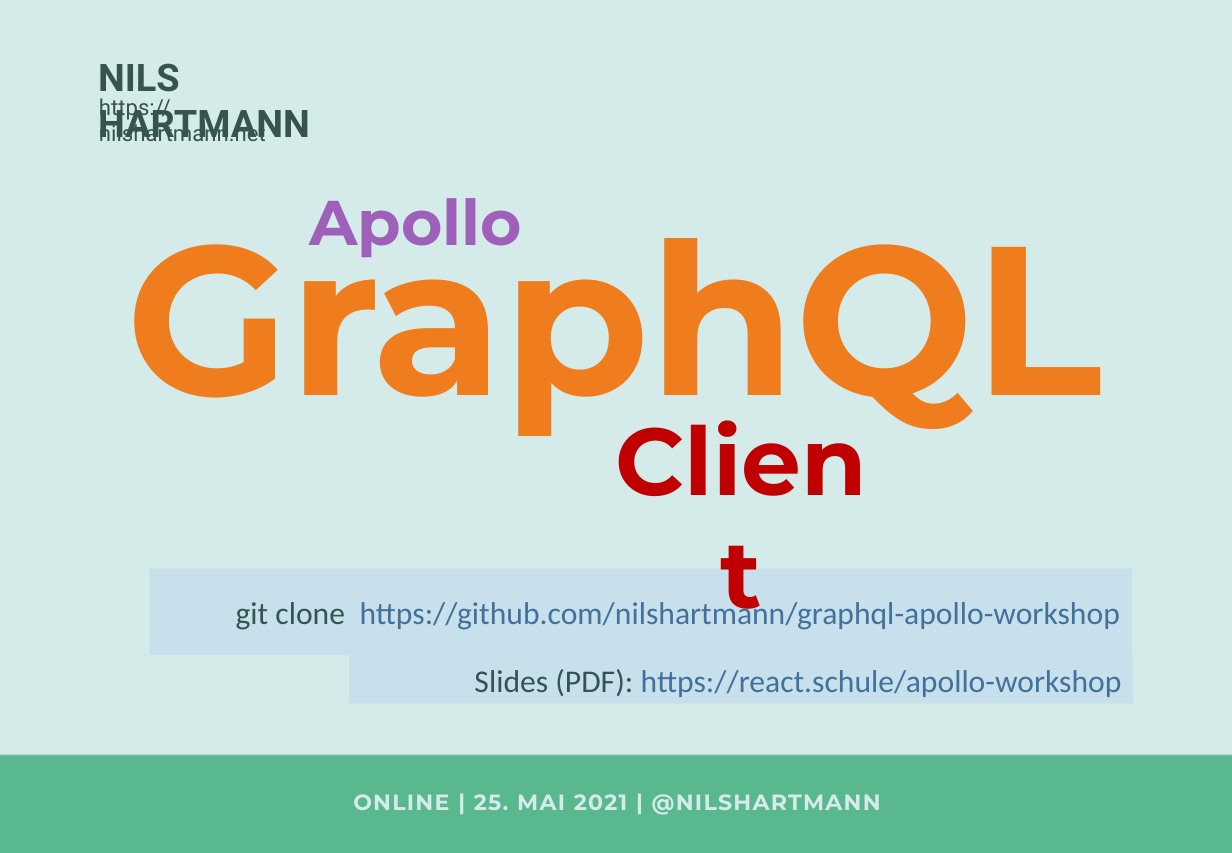
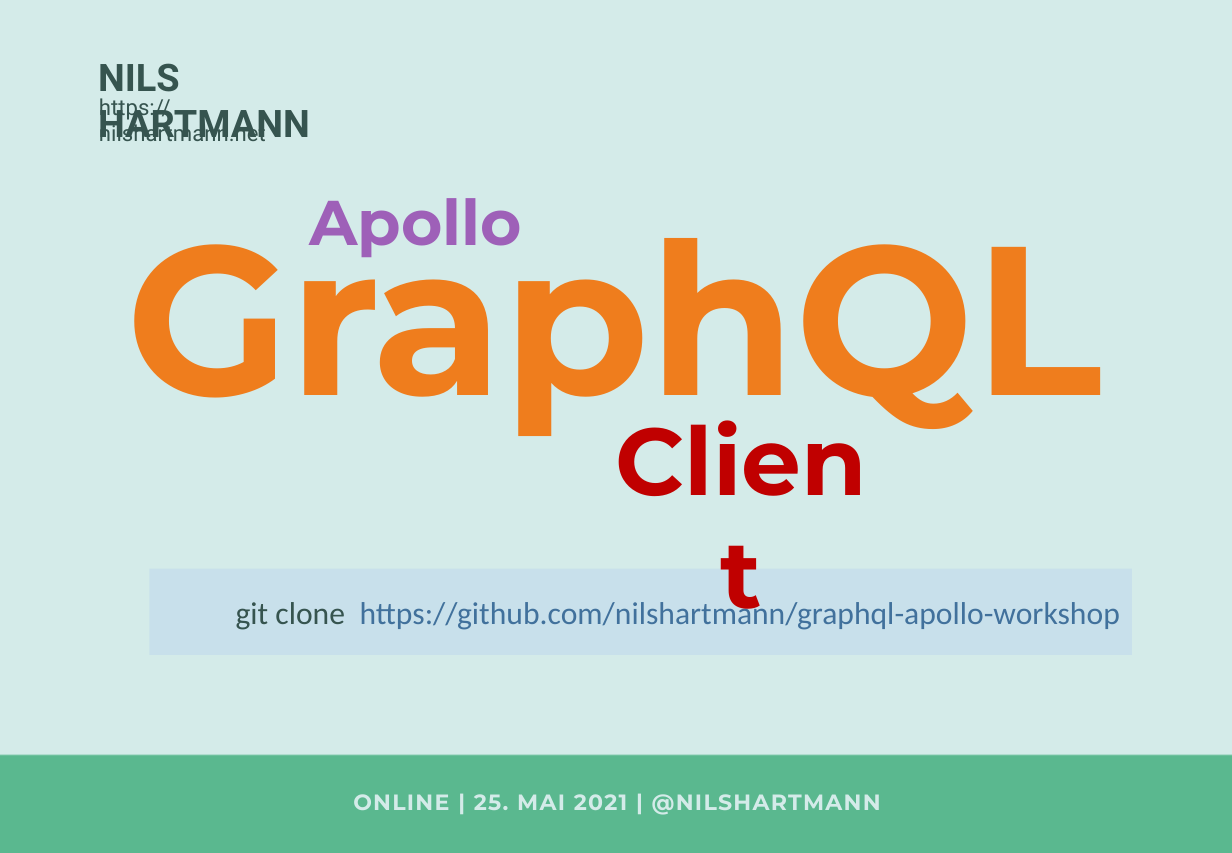
Before and after one commit to nilshartmann/graphql-apollo-workshop, a slide deck: slide 1 of slides/graphql-apollo-client.pptx. Drawn at 1232x853 pixels with LibreOffice and Linux fonts; fonts in the diff are those of the drawing; background and template pictures are left out. Boxes give left, top, right and bottom in pixels: in the first picture for what was removed or moved away, otherwise in the second. Text is boxed around its words. In the diff, an @@ line names an element or a change of style, - is before the commit and + after.

Commit message:
apollo client

```diff
--- a/slides/graphql-apollo-client.pptx
+++ b/slides/graphql-apollo-client.pptx
@@ rectangle removed at bbox=[349, 655, 1134, 704] @@
-Slides (PDF): https://react.schule/apollo-workshop
```
Also in this commit, not shown: 1 slide added, 1 other file.
